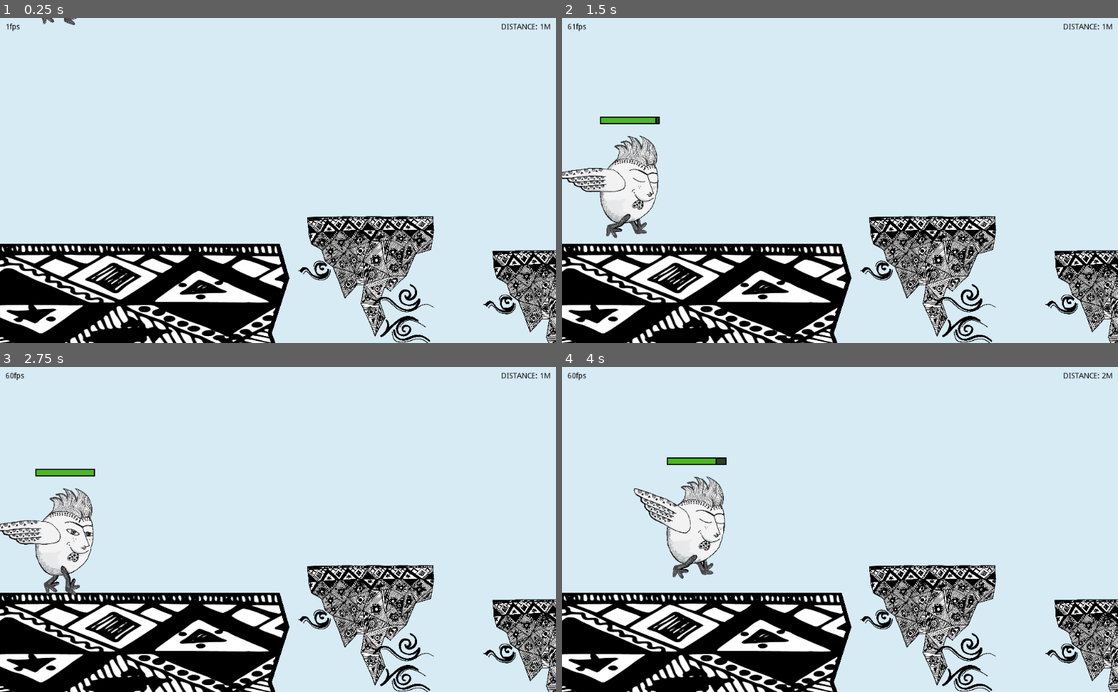
Above: before the commit, frames 1-4 (two rows, left to right).
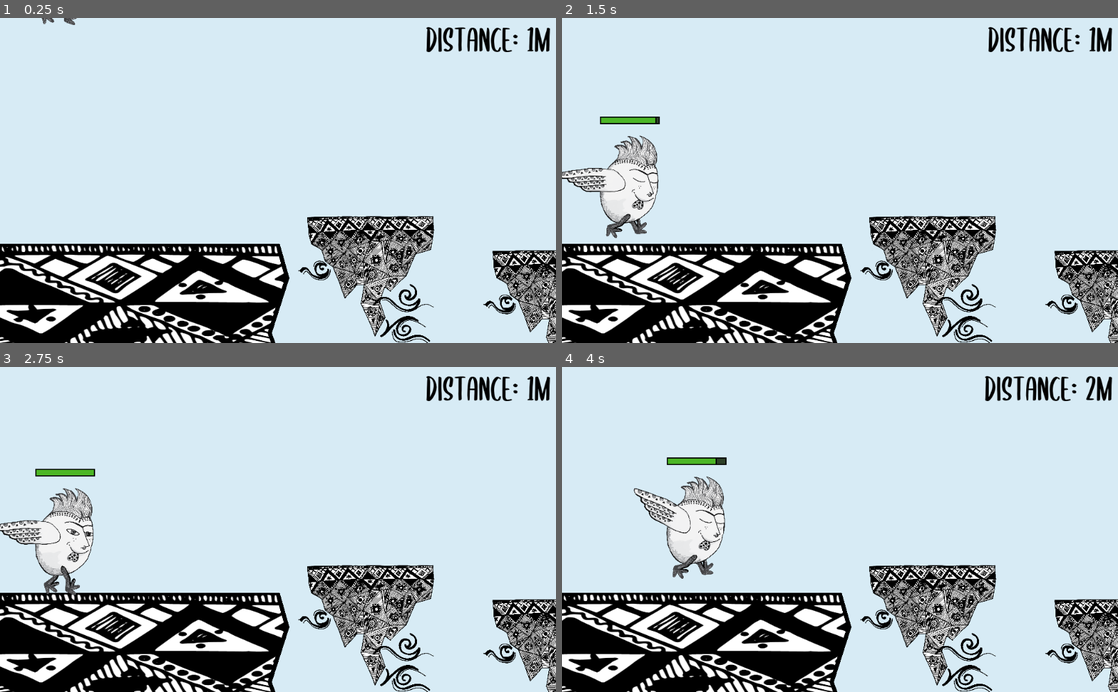
Above: after the commit, the same moments.

Repository: iwilliams/wildjam-15
Game: Godot game, scene res://Main.tscn
The game is run twice, just before and just after one commit, with the same random seed, the same clock (stepped at 60 frames per second) and the same inputs. Sound files missing from this copy of the repository are replaced by a short silence.
Inputs:
- Up to frame 1 (0.25 s): no input
- Up to frame 2 (1.5 s): hold D (move_right) 0.53-1.28 s; tap Space (jump) at 0.77 s; hold A (move_left) from 1.28 s (still down)
- Up to frame 3 (2.75 s): tap Space (jump) at 1.52 s; release A (move_left) at 2.03 s; hold D (move_right) from 2.03 s (still down)
- Up to frame 4 (4 s): tap Space (jump) at 3.02, 3.77 s; release D (move_right) at 3.53 s; hold A (move_left) from 3.53 s (still down)

The runs differ from the first frame. In frame 1, 1.0% of the frame differs, in the area x 1-99%, y 1-11%; in frame 2, 1.0%; in frame 3, 1.0%; in frame 4, 1.0%.

Commit message:
Death improve

Diff:
--- a/Game.tscn
+++ b/Game.tscn
@@ -6,6 +6,7 @@
 [ext_resource path="res://asses/island.png" type="Texture" id=4]
 [ext_resource path="res://Player.tscn" type="PackedScene" id=5]
 [ext_resource path="res://Debug.gd" type="Script" id=6]
+[ext_resource path="res://asses/SUBSCRIBER-Regular.otf" type="DynamicFontData" id=7]
 
 [sub_resource type="RectangleShape2D" id=1]
 extents = Vector2( 285.524, 134.933 )
@@ -25,6 +26,10 @@
 border_width_right = 2
 border_width_bottom = 2
 border_color = Color( 0, 0, 0, 1 )
+
+[sub_resource type="DynamicFont" id=4]
+size = 64
+font_data = ExtResource( 7 )
 
 [node name="Game" type="Node2D"]
 script = ExtResource( 1 )
@@ -107,7 +112,6 @@
 drag_margin_right = 0.0
 
 [node name="HUD" type="CanvasLayer" parent="."]
-editor/display_folded = true
 
 [node name="Container" type="MarginContainer" parent="HUD"]
 anchor_right = 1.0
@@ -117,15 +121,18 @@
 margin_bottom = 14.0
 
 [node name="Debug" type="Label" parent="HUD/Container"]
+visible = false
+margin_top = 25.0
 margin_right = 1004.0
-margin_bottom = 14.0
+margin_bottom = 39.0
 custom_colors/font_color = Color( 0, 0, 0, 1 )
 text = "60fps"
 script = ExtResource( 6 )
 
 [node name="Score" type="Label" parent="HUD/Container"]
 margin_right = 1004.0
-margin_bottom = 14.0
+margin_bottom = 65.0
+custom_fonts/font = SubResource( 4 )
 custom_colors/font_color = Color( 0, 0, 0, 1 )
 text = "DISTANCE: 00M"
 align = 2
--- a/Main.gd
+++ b/Main.gd
@@ -19,6 +19,7 @@
 func restart_game():
   if !is_restarting:
     is_restarting = true
+    yield(get_tree().create_timer(1.5), "timeout")
     game.queue_free()
     game = null
     call_deferred("start_game")
--- a/Player.gd
+++ b/Player.gd
@@ -11,6 +11,8 @@
 var on_ground = false
 var last_jump = 0
 var queue_jump = false
+var should_die = false
+var is_dieing = false
 
 onready var ground_check_l = get_node("GroundCheckL")
 onready var ground_check_r = get_node("GroundCheckR")
@@ -18,6 +20,12 @@
 # Called when the node enters the scene tree for the first time.
 func _ready():
   pass # Replace with function body.
+
+func die():
+  if !should_die && !is_dieing:
+    mode = RigidBody2D.MODE_RIGID
+    set_collision_layer_bit(1, false)
+    should_die = true
 
 func jump():
   if stamina > 0:
@@ -34,6 +42,15 @@
 
 # Called every frame. 'delta' is the elapsed time since the previous frame.
 func _physics_process(delta):
+  if should_die:
+    should_die = false
+    is_dieing = true
+    apply_impulse(Vector2(-200, 0), Vector2(-220, -220))
+    return
+
+  if is_dieing:
+    return
+
   if queue_jump:
     jump()
     queue_jump = false
--- a/Player.tscn
+++ b/Player.tscn
@@ -127,6 +127,7 @@
 [node name="Player" type="RigidBody2D" groups=[
 "Player",
 ]]
+collision_layer = 3
 mode = 2
 script = ExtResource( 1 )
 
--- a/Room.gd
+++ b/Room.gd
@@ -36,7 +36,8 @@
 func spawn_saw(spawn):
   var saw = saw_scene.instance()
   saw.position = get_spawn_position(spawn)
-  saw.connect("body_entered", self, "_on_DeathArea_body_entered")
+#  saw.connect("body_entered", self, "_on_DeathArea_body_entered")
+  saw.connect("body_entered", self, "_on_saw_entered")
   add_child(saw)
   pass
 
@@ -48,6 +49,10 @@
   else:
     spawn_platform(spawn_2)
   spawn_platform(spawn_3)
+
+func _on_saw_entered(body):
+  if body.is_in_group("Player"):
+    body.call_deferred("die")
 
 func _on_Area2D_body_entered(body):
   if body.is_in_group("Player"):
--- a/Saw.tscn
+++ b/Saw.tscn
@@ -23,6 +23,8 @@
 
 [node name="Saw" type="RigidBody2D"]
 position = Vector2( 505.601, 123.771 )
+collision_layer = 2
+collision_mask = 2
 mode = 3
 contacts_reported = 1
 contact_monitor = true
Not shown: 1 places in Game.tscn that only renumber resources
Binary file added: asses/SUBSCRIBER-Regular.otf
